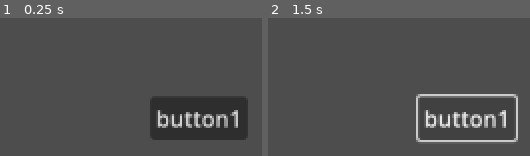
Above: before the commit, frames 1-2 (left to right).
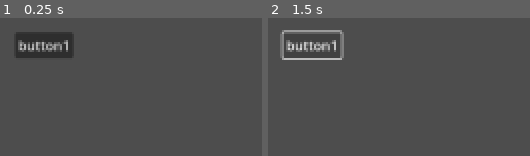
Above: after the commit, the same moments.

Repository: XiaobaibaiL/GameTest_1
Game: Godot game, scene res://main.tscn
Same seed, same stepped clock (60 frames per second), same inputs: the game is played once before the commit and once after it.
Inputs:
- Up to frame 1 (0.25 s): no input
- Up to frame 2 (1.5 s): click "button1" at 0.5 s; tap Enter at 1.25 s; hold Right (ui_right) from 1.28 s (still down)

The runs differ from the first frame. In frame 1, 14% of the frame differs, in the area x 6-95%, y 10-89%; in frame 2, 6.2%.

Commit message:
卡牌场景创建及添加卡牌到主界面(完成度80%)

Diff:
--- /dev/null
+++ b/CardGame/CardGame.tscn
@@ -0,0 +1,53 @@
+[gd_scene load_steps=3 format=3 uid="uid://uvhh2cl1mmu1"]
+
+[ext_resource type="Script" uid="uid://bpe8g3bt6oaxq" path="res://CardGame/card_game.gd" id="1_3oauo"]
+[ext_resource type="Script" uid="uid://b8dg2ptg0ojcs" path="res://CardGame/hand.gd" id="1_q1upd"]
+
+[node name="CardGame" type="Control"]
+layout_mode = 3
+anchors_preset = 0
+script = ExtResource("1_3oauo")
+
+[node name="Background" type="ColorRect" parent="."]
+layout_mode = 0
+offset_right = 1920.0
+offset_bottom = 1080.0
+color = Color(0.24705882, 0.70980394, 1, 1)
+
+[node name="Hand" type="ColorRect" parent="."]
+layout_mode = 0
+offset_left = 210.0
+offset_top = 740.0
+offset_right = 1710.0
+offset_bottom = 1080.0
+pivot_offset = Vector2(750, 340)
+color = Color(0.5803922, 0.89411765, 1, 1)
+script = ExtResource("1_q1upd")
+max_rotation_degress = null
+x_sep = null
+y_min = null
+y_max = null
+
+[node name="Draw_a_card" type="Button" parent="."]
+layout_mode = 0
+offset_left = 200.0
+offset_top = 70.0
+offset_right = 320.0
+offset_bottom = 130.0
+text = "抽卡"
+
+[node name="Discard" type="Button" parent="."]
+layout_mode = 0
+offset_left = 1600.0
+offset_top = 70.0
+offset_right = 1720.0
+offset_bottom = 130.0
+text = "弃牌"
+
+[node name="Restart" type="Button" parent="."]
+layout_mode = 0
+offset_left = 900.0
+offset_top = 70.0
+offset_right = 1020.0
+offset_bottom = 130.0
+text = "重新加载"
--- /dev/null
+++ b/CardGame/CardUI/CardUI.tscn
@@ -0,0 +1,37 @@
+[gd_scene load_steps=2 format=3 uid="uid://bbfxu3erkgd2o"]
+
+[ext_resource type="Script" uid="uid://bohjrpgp03ggk" path="res://CardGame/CardUI/card_ui.gd" id="1_farpb"]
+
+[node name="Control" type="Control"]
+custom_minimum_size = Vector2(240, 340)
+layout_mode = 3
+anchors_preset = 0
+offset_right = 40.0
+offset_bottom = 40.0
+pivot_offset = Vector2(120, 170)
+script = ExtResource("1_farpb")
+
+[node name="CardUi" type="Panel" parent="."]
+layout_mode = 0
+offset_right = 240.0
+offset_bottom = 340.0
+pivot_offset = Vector2(120, 170)
+
+[node name="ColorRect" type="ColorRect" parent="CardUi"]
+layout_mode = 0
+offset_left = 10.0
+offset_top = 10.0
+offset_right = 230.0
+offset_bottom = 330.0
+
+[node name="Label" type="Label" parent="CardUi"]
+layout_mode = 0
+offset_left = 20.0
+offset_top = 160.0
+offset_right = 220.0
+offset_bottom = 190.0
+theme_override_colors/font_color = Color(0, 0, 0, 1)
+theme_override_font_sizes/font_size = 20
+text = "卡牌1"
+horizontal_alignment = 1
+vertical_alignment = 1
--- /dev/null
+++ b/CardGame/CardUI/card_ui.gd
@@ -0,0 +1,10 @@
+class_name Card
+extends Control
+
+const SIZE := Vector2(240, 340)
+
+@export var text : String
+@onready var laber: Label = $CardUi/Label
+
+func _ready() -> void:
+	laber.text = text
--- /dev/null
+++ b/CardGame/card_game.gd
@@ -0,0 +1,12 @@
+extends Control
+
+@onready var hand: Hand = $Hand
+
+func _on_drew_a_card_button_pressed():
+	hand.draw()
+
+func _on_restart_button_pressed():
+	get_tree().reload_current_scene()
+
+func _on_discard_card_button_pressed():
+	hand.discard()
--- /dev/null
+++ b/CardGame/hand.gd
@@ -0,0 +1,25 @@
+class_name Hand
+extends ColorRect
+
+const CARD = preload("res://CardGame/CardUI/CardUI.tscn")
+
+#导入Hand分布曲线和旋转曲线
+@export var hand_curvc :Curve
+@export var rotation_curvc:Curve
+
+#最大旋转度数
+@export var max_rotation_degress := 5
+#卡牌默认间隔（单位：像素），正数意味着卡牌之间有空隙，负值则是卡片会挤在一起
+@export var x_sep := -10
+#基于手牌位置的Y轴偏移量
+@export var y_min := 0
+@export var y_max := -15
+
+func darw():
+	var new_card = CARD.instantiate()
+	new_card.text = "卡牌 %s" %(get_child_count() + 1)
+	add_child(new_card)
+	_updata_cards()
+
+func discard():
+	pass
--- a/project.godot
+++ b/project.godot
@@ -14,6 +14,11 @@
 run/main_scene="uid://dskmjt1in330f"
 config/features=PackedStringArray("4.5", "Forward Plus")
 config/icon="res://icon.svg"
+
+[display]
+
+window/size/viewport_width=1920
+window/size/viewport_height=1080
 
 [input]
 
Not shown, added: CardGame/CardUI/card_ui.gd.uid
Not shown, added: CardGame/card_game.gd.uid
Not shown, added: CardGame/hand.gd.uid
